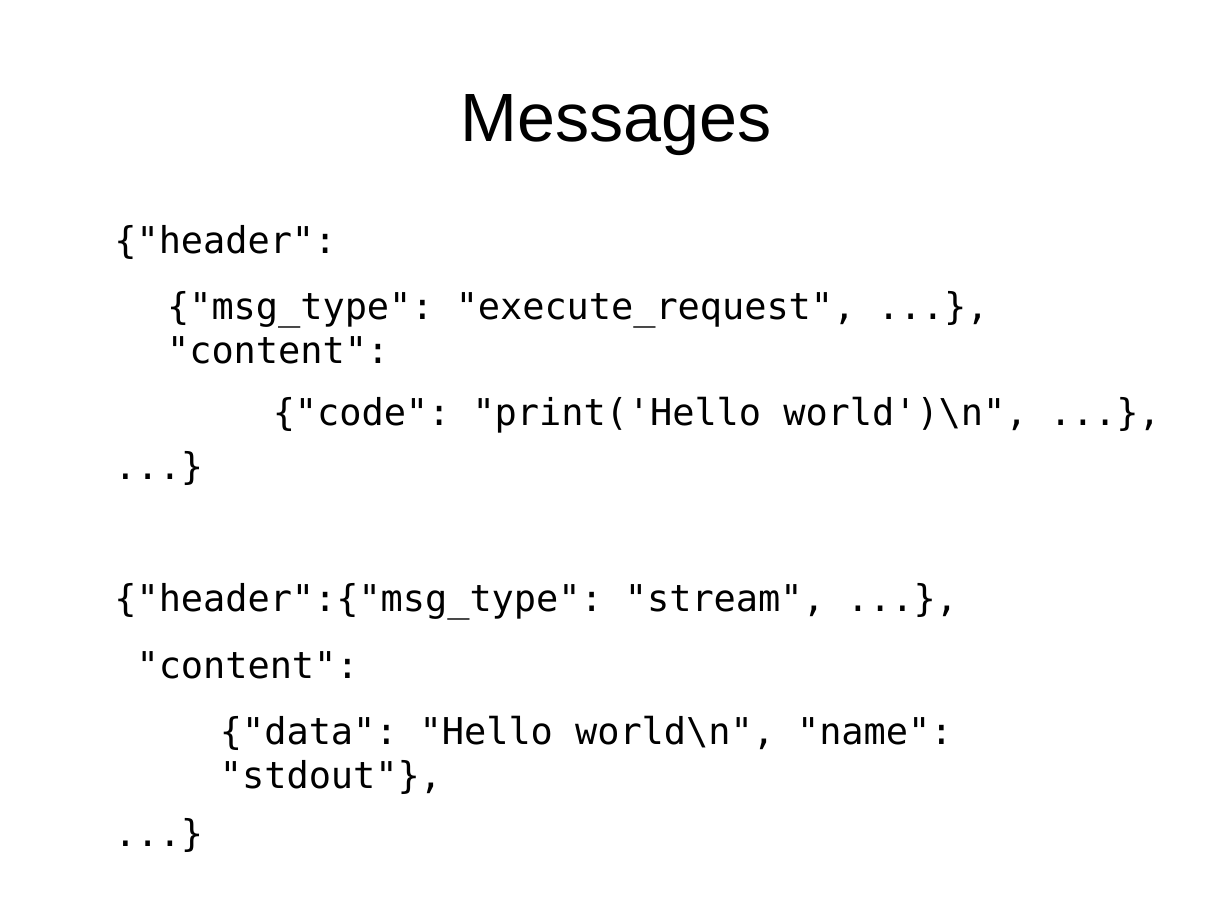
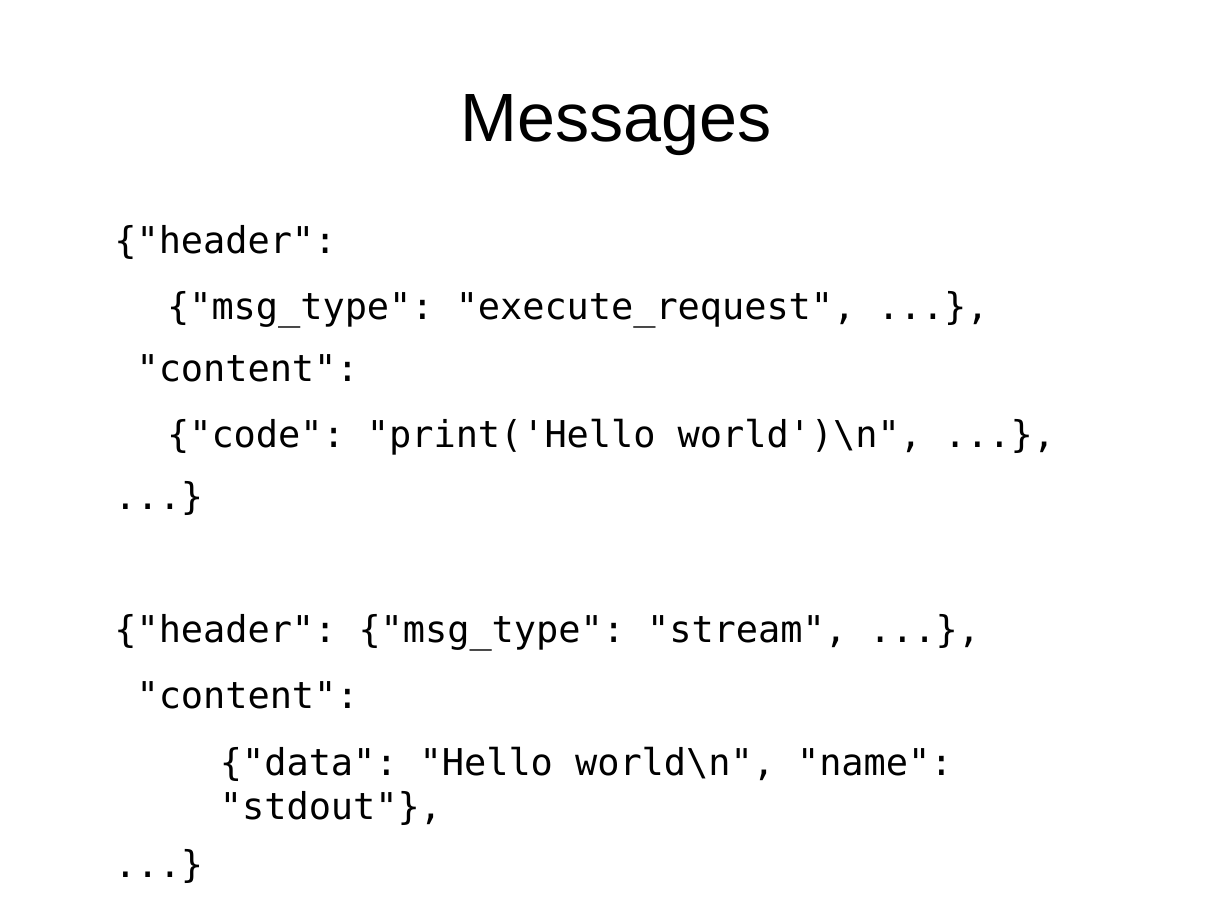
Before and after one commit to ipython/front-to-back, a slide deck: slide 2 of presentation.odp. Drawn at 1232x924 pixels with LibreOffice and Linux fonts; fonts in the diff are those of the drawing. Boxes give left, top, right and bottom in pixels: in the first picture for what was removed or moved away, otherwise in the second. Text is boxed around its words. In the diff, an @@ line names an element or a change of style, - is before the commit and + after.

Commit message:
Tweak formatting of messaging examples

```diff
--- a/presentation.odp
+++ b/presentation.odp
@@ text at (137,291,856,382): text changed @@
-  {"msg_type": "execute_request", ...}, "content":
+  {"msg_type": "execute_request", ...},
+"content":
@@ text at (167,418,922,455): list level 4 to 2 in "{"code": "print('Hello world')\n", ...}," @@
@@ text at (114,614,847,650): spaces changed @@
-{"header":{"msg_type": "stream", ...},
+{"header": {"msg_type": "stream", ...},
```
